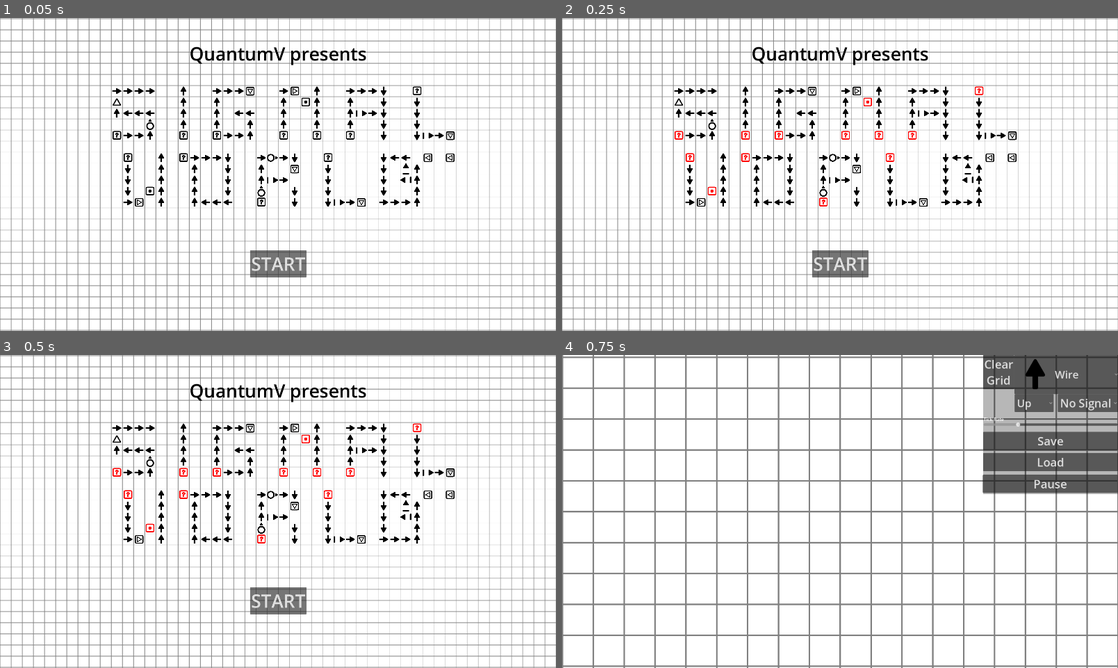
Above: before the commit, frames 1-4 (two rows, left to right).
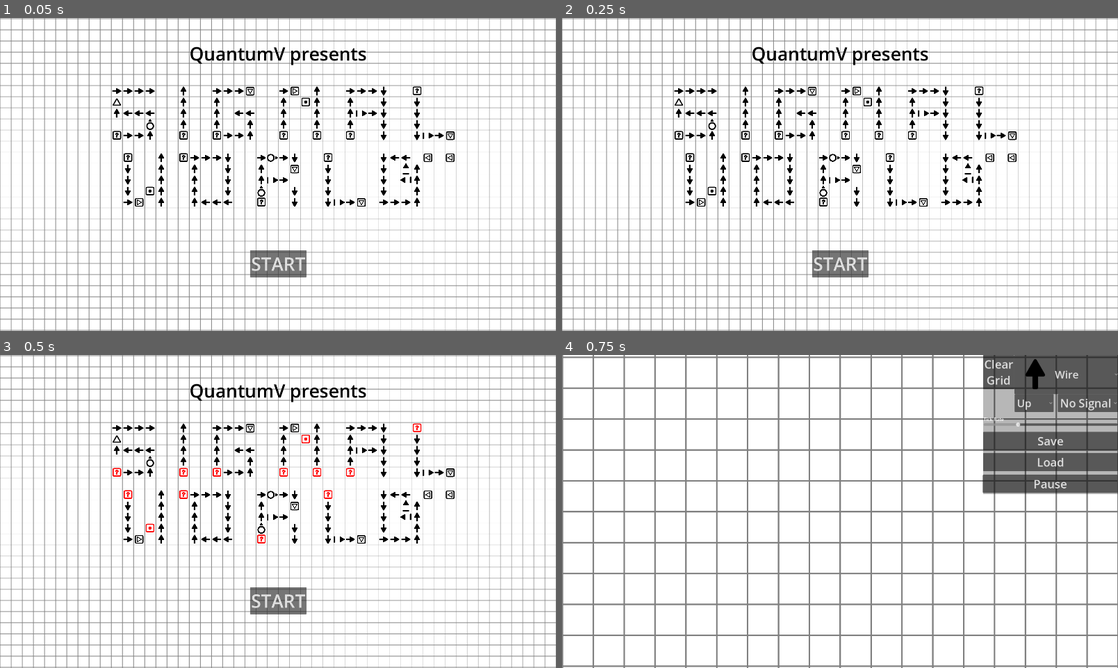
Above: after the commit, the same moments.

Repository: QuantumV2/SignalWorld
Game: Godot game, scene res://Scenes/TitleScreen.tscn
Same seed, same stepped clock (60 frames per second), same inputs: the game is played once before the commit and once after it.
Inputs:
- Up to frame 1 (0.05 s): no input
- Up to frame 2 (0.25 s): no input
- Up to frame 3 (0.5 s): no input
- Up to frame 4 (0.75 s): click "START" at 0.5 s

Frame 1 is identical in both runs. In frame 2, 0.4% of the frame differs, in the area x 20-76%, y 21-61%; in frame 3, nothing differs; in frame 4, nothing differs.

Commit message:
generator fix

Diff:
--- a/Scripts/GameHandler.gd
+++ b/Scripts/GameHandler.gd
@@ -106,16 +106,13 @@
 func do_generator_cell(curr_cell: Dictionary, x: int, y: int) -> void:
 	if not curr_cell['powered']:
 		return
-	if turn_off_if_invalid(x,y):
-		return
 	for dir in [Vector2i.UP, Vector2i.RIGHT, Vector2i.DOWN, Vector2i.LEFT]:
 		var nx = x + dir.x
 		var ny = y + dir.y
 
-		if is_valid_cell(nx, ny, curr_grid):
-			next_grid[nx][ny]['powered'] = 3 if (next_grid[nx][ny]['type'] != 8) else next_grid[nx][ny]['powered']
-	if turn_off_if_invalid(x,y):
-		return
+		if is_valid_cell(nx, ny, curr_grid) and next_grid[nx][ny]['type'] != 8:
+			next_grid[nx][ny]['powered'] = 3
+
 func do_AND_cell(curr_cell, x, y):
 	var powered_neighbors = 0
 	var dirs = [Vector2i.UP, Vector2i.RIGHT, Vector2i.DOWN, Vector2i.LEFT]
@@ -287,8 +284,8 @@
 				process_game_cell(x, y)
 
 func turn_off_if_invalid(x,y):
-	if !is_valid_cell(x,y,next_grid) or !is_valid_cell(x,y,curr_grid):
-		curr_grid[x][y]['powered'] = 0
+	if !is_valid_cell(x,y,next_grid) :
+		#curr_grid[x][y]['powered'] = 0
 		next_grid[x][y]['powered'] = 0
 		return true
 	return false
@@ -305,10 +302,8 @@
 		CellFuncs[curr_cell['type']].call(curr_cell, x, y)
 		if curr_cell['type'] in [Global.CellTypes.Generator, Global.CellTypes.Randomizer]:
 			if is_valid_cell(x,y,next_grid):
-				curr_cell['powered'] = 1
-				update_tiles(%CellMap, %ColorMap, curr_grid)
-	if turn_off_if_invalid(x,y):
-		return
+				next_grid[x][y]['powered'] = 3
+				#update_tiles(%CellMap, %ColorMap, curr_grid)
 
 # Called when the node enters the scene tree for the first time.
 func _ready() -> void:
